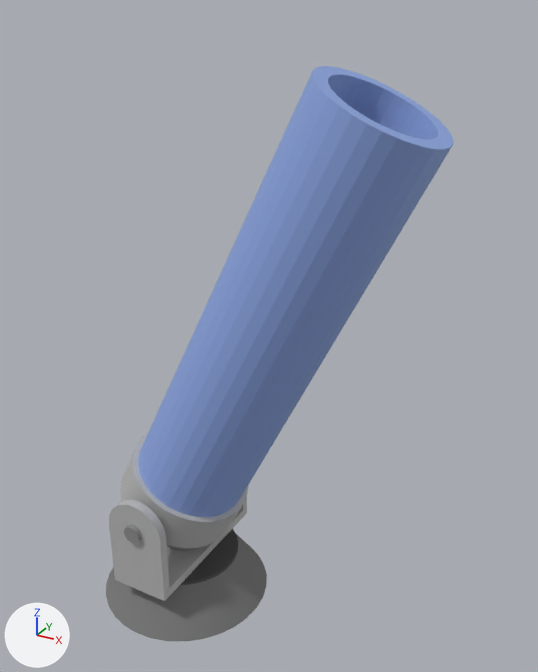
An edit to the glTF model tempCannon.gltf, drawn before and after from the same camera.
Both versions are drawn from a camera (50 mm lens) standing at (8.87, -11.88, 10.39) and looking at (2.09, 0.45, 4.23). Arrows for +X, +Y and +Z are at lower left; the lights stay in place. The older version comes first. Where no turn or scale is listed for an object, it has been applied to the vertices.
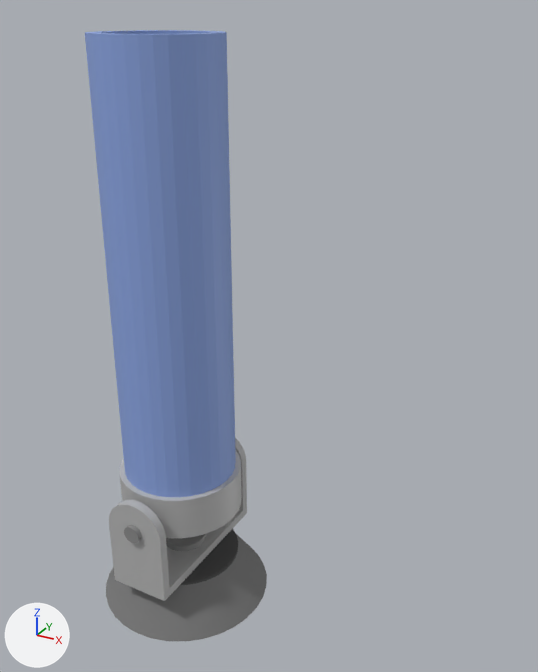
ob_rotatingbarrel is not drawn itself; it is the parent of ob_barrel, ob_receiver.

The edits, one by one:
Object 'rotatingBarrel' (ob_rotatingbarrel) turns from (0, 26, 0) to (0, 0, 0) degrees about x, y and z.

Location of each change, (x1, y1, x2, y2) in pixels of the pictures (538 x 672 px):
'barrel', turned
    before: (138, 66, 454, 517)
    after: (85, 30, 236, 497)
'receiver', turned
    before: (120, 433, 248, 548)
    after: (120, 450, 242, 538)
